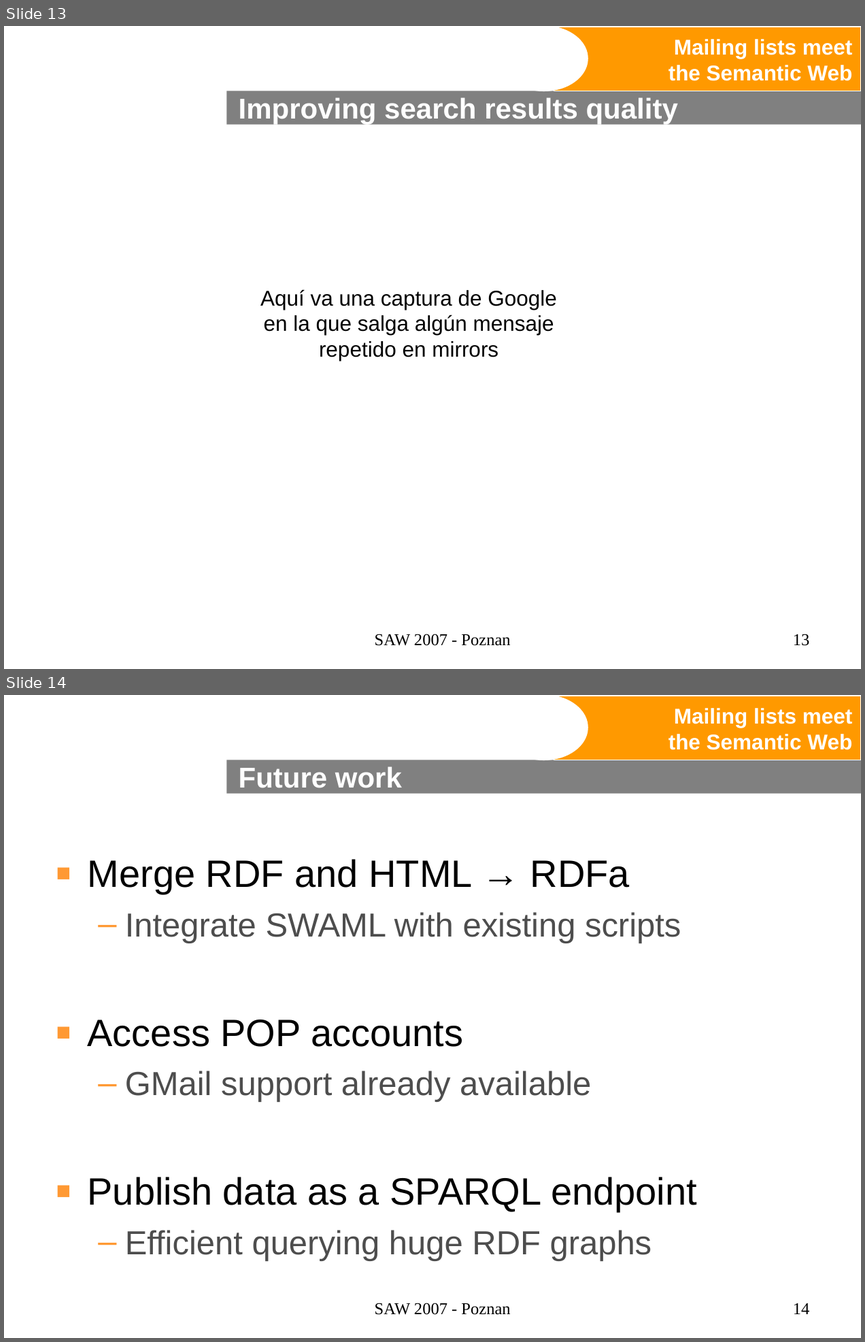
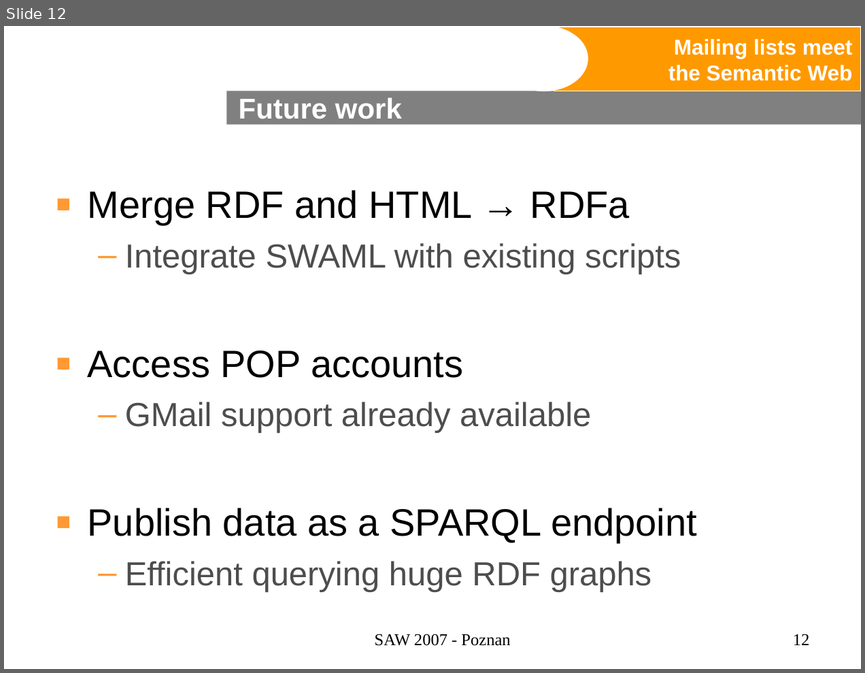
Before and after one commit to BackupTheBerlios/swaml-svn, a slide deck: trunk/doc/talks/20070427-saw2007/swaml.ppt. Shown one above the other, each under a label of ours: slides 13 and 14 before the commit, slide 12 after it. The pictures are 865x1342 and 865x673 pixels, drawn with LibreOffice and Linux fonts; fonts in the diff are those of the drawing; background and template pictures are left out. Boxes give left, top, right and bottom in pixels: in the first picture for what was removed or moved away, otherwise in the second. Text is boxed around its words. In the diff, an @@ line names an element or a change of style, - is before the commit and + after.

```diff
--- a/trunk/doc/talks/20070427-saw2007/swaml.ppt
+++ b/trunk/doc/talks/20070427-saw2007/swaml.ppt
@@ slide 13 removed at (4, 26, 861, 669), background #FFFFFF; not listed: 3 template elements that a slide beside it also shows @@
@@ title removed at (239, 97, 678, 125) @@
-Improving search results quality
@@ text removed at (260, 289, 557, 361) @@
-Aquí va una captura de Google en la que salga algún mensaje repetido en mirrors
@@ text removed at (375, 633, 510, 645) @@
-SAW 2007 - Poznan
@@ page number removed at (793, 633, 810, 645) @@
-13
@@ what was slide 14 is now slide 12 @@
@@ page number at (793, 633, 810, 645): text changed @@
-14
+12
```
Also in this commit, not shown: 4 slides changed, 3 slides added, 4 other slides removed.
